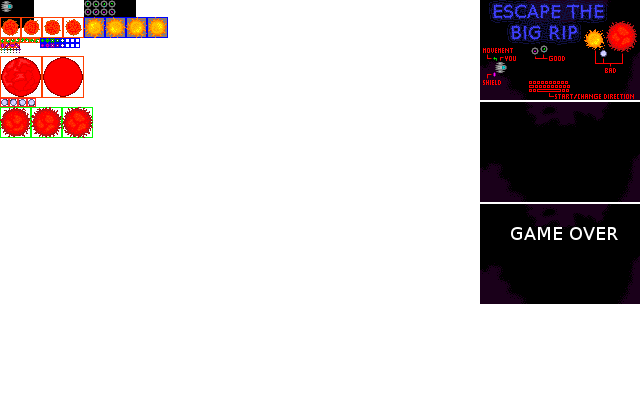
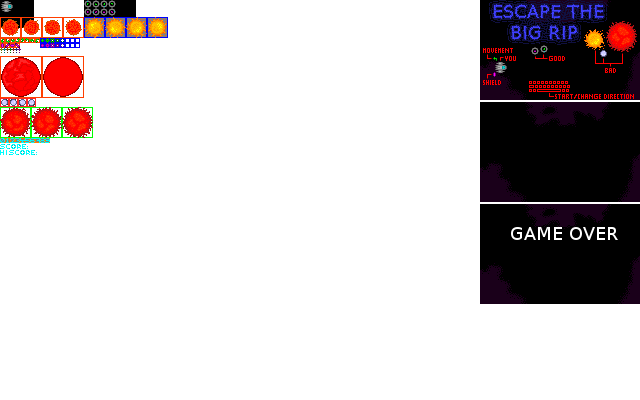
Comparing the layer stacks of the two 640 x 400 images. Changes:
painted on "Stuff" over (x1=0, y1=138, x2=50, y2=155)
painted on "Grid" over (x1=0, y1=138, x2=50, y2=143)
